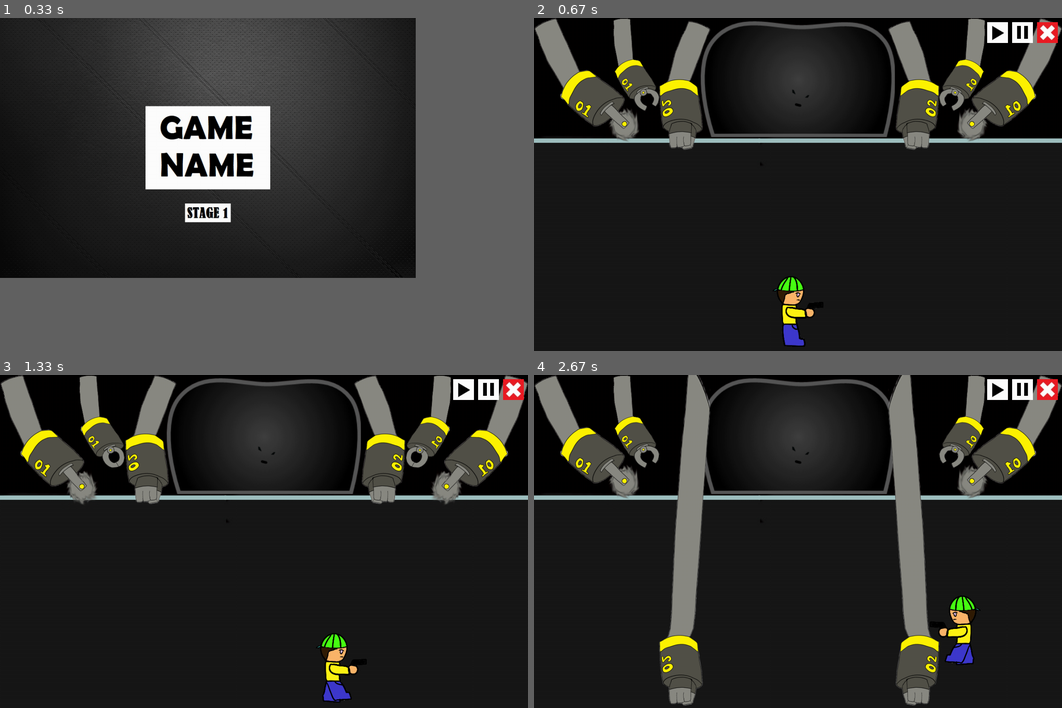
Above: before the commit, frames 1-4 (two rows, left to right).
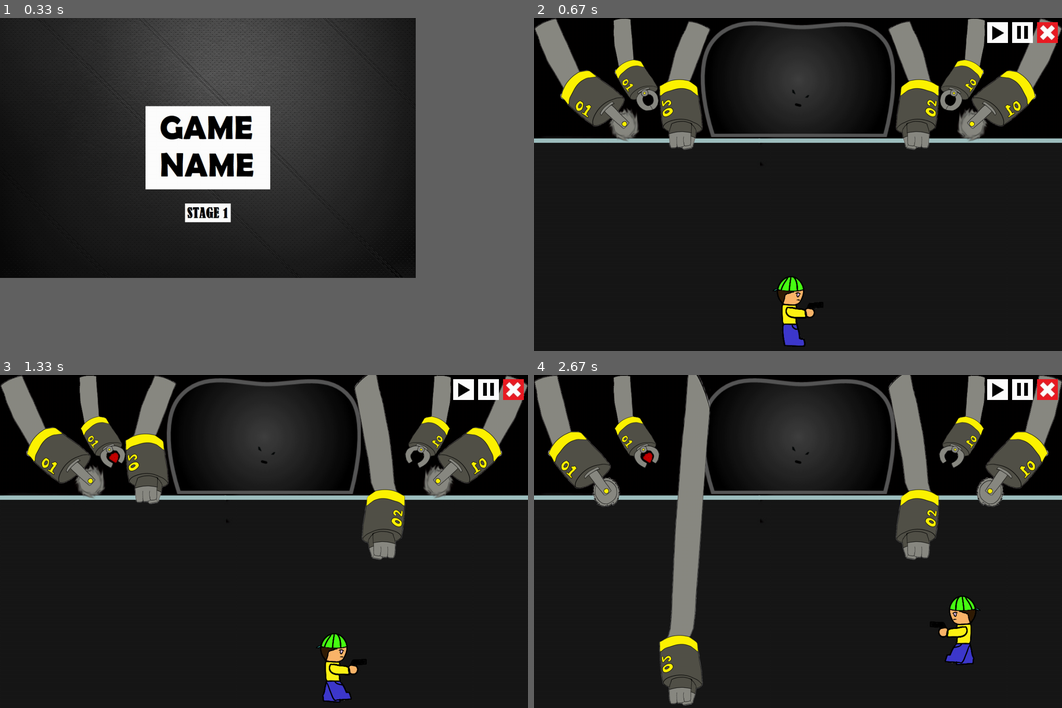
Above: after the commit, the same moments.

Repository: ss-hyun/Chilbo_pygame_pj
Game: pygame game, started from main.py
Same seed, same stepped clock (60 frames per second), same inputs: the game is played once before the commit and once after it.
Inputs (mouse positions are in pixels of both pictures, inside the frame that each line leads up to):
- Up to frame 1 (0.33 s): no input
- Up to frame 2 (0.67 s): click (739, 211) at 0.38 s
- Up to frame 3 (1.33 s): hold Shift 0.67-1.13 s; hold Right 0.67-1.13 s; hold Right from 1.17 s (still down); tap Right Ctrl at 1.23 s; tap Alt at 1.32 s
- Up to frame 4 (2.67 s): tap Right Ctrl at 1.53, 1.73, 2.07, 2.37, 2.57 s; release Right at 1.63 s; hold Up 1.67-1.97 s; hold Right 2-2.47 s; tap Ctrl at 2.15 s; hold Left from 2.5 s (still down); tap Alt at 2.65 s

Frame 1 is identical in both runs. In frame 2, 0.5% of the frame differs, in the area x 15-86%, y 0-28%; in frame 3, 6.4%; in frame 4, 9.3%, in the area x 0-100%, y 0-100%.

Commit message:
boss atk

Diff:
--- a/stage1.py
+++ b/stage1.py
@@ -125,21 +125,37 @@
         # size variable change
         ch.size[i] = ch.image[i].get_rect().size
 
-def arm_move(ch, game):
-    ch.change_count += 1
-    if ch.change_count == ch.state_change_speed:
-        ch.change_count= 1
-        if ch.curr_state == 0: ch.change_direc = True
-        elif ch.curr_state == ch.state_num-1: ch.change_direc = False
-        ch.curr_state += 1 if ch.change_direc else -1
-
-def arm_move_fist(ch, game):
+# def arm_move(ch, game):
+#     ch.change_count += 1
+#     if ch.change_count == ch.state_change_speed:
+#         ch.change_count= 1
+#         if ch.curr_state == 0: ch.change_direc = True
+#         elif ch.curr_state == ch.state_num-1: ch.change_direc = False
+#         ch.curr_state += 1 if ch.change_direc else -1
+
+def arm_move_fist_1(ch, game):
     ch.change_count += 1
     if ch.change_count == ch.state_change_speed:
         ch.change_count= 0
         if ch.curr_state == 0: ch.change_direc = True
-        elif ch.curr_state < ch.state_num-4: ch.change_direc = False
-        elif ch.curr_state >= ch.state_num-1: ch.change_direc = False
+        elif ch.curr_state == ch.state_num-4: ch.change_direc = False
+        elif ch.curr_state == ch.state_num-1: ch.change_direc = False
+        ch.curr_state += 1 if ch.change_direc else -1
+
+    for event in game.event_key:
+        if event.type == pygame.KEYDOWN:
+            if event.key == pygame.K_RCTRL:
+                ch.change_count= 0
+                ch.curr_state = 3
+                ch.change_direc = True
+
+def arm_move_fist_2(ch, game):
+    ch.change_count += 1
+    if ch.change_count == ch.state_change_speed:
+        ch.change_count= 0
+        if ch.curr_state == 0: ch.change_direc = True
+        elif ch.curr_state == ch.state_num-4: ch.change_direc = False
+        elif ch.curr_state == ch.state_num-1: ch.change_direc = False
         ch.curr_state += 1 if ch.change_direc else -1
 
     for event in game.event_key:
@@ -149,6 +165,38 @@
                 ch.curr_state = 3
                 ch.change_direc = True
 
+def arm_move_forceps(ch, game):
+    ch.change_count += 1
+    if ch.change_count == ch.state_change_speed:
+        ch.change_count= 0
+        if ch.curr_state == 0: ch.change_direc = True
+        elif ch.curr_state == ch.state_num-3: ch.change_direc = False
+        elif ch.curr_state == ch.state_num-1: ch.change_direc = False
+        ch.curr_state += 1 if ch.change_direc else -1
+
+    for event in game.event_key:
+        if event.type == pygame.KEYDOWN:
+            if event.key == pygame.K_LALT:
+                ch.change_count= 0
+                ch.curr_state = 3
+                ch.change_direc = True
+                print("forceps_attack")
+
+def arm_move_saw(ch, game):
+    ch.change_count += 1
+    if ch.change_count == ch.state_change_speed:
+        ch.change_count= 0
+        if ch.curr_state == 0: ch.change_direc = True
+        elif ch.curr_state == ch.state_num-2: ch.change_direc = False
+        elif ch.curr_state == ch.state_num-1: ch.change_direc = False
+        ch.curr_state += 1 if ch.change_direc else -1
+    for event in game.event_key:
+        if event.type == pygame.KEYDOWN:
+            if event.key == pygame.K_LSHIFT:
+                ch.change_count= 0
+                ch.curr_state = 5
+                ch.change_direc = True
+                print("saw_attack")
 
 def arm_trans(ch):
     for i in range(0, ch.state_num):
@@ -178,6 +226,20 @@
 def arm6_start(ch, game):
     ch.pos = [ 995, 0 ]
     ch.curr_state = 1
+
+
+def monster_attack(ch, game):
+    l = 1
+    for event in game.event_key:
+        if event.type == pygame.KEYDOWN:
+            if event.key == pygame.K_z:
+                if l == 1:
+                    pass
+                if l == 2:
+                    pass
+                if l == 2:
+                    pass
+
 
 def laser_field1_start(ch, game):
     ch.pos = [ 0, game.display_size[1] - ch.size[ch.curr_state][1] ]
@@ -202,12 +264,12 @@
     # # group : There are user groups(0) and monster groups(1) in the game.
     ch_info_list = [ ("user", [ "/image/오른1.png", "/image/왼1.png", "/image/앞1.png", "/image/뒤1.png" ,"/image/오른2.png",  …(189 unchanged characters)…
                      ("boss", [ "/image/exboss.svg" ], [ None, boss_start, None, boss_resize ], None, 1),
-                     ("boss_arm1", [ "/image/fist.png", "/image/fist_+1.png", "/image/fist_+2.png", "/image/fist_attack.png", "/image/fist_attack_+1.png", "/image/fist_attack_+2.png"  ], [ arm_move_fist, arm2_start, None, arm_trans ], None, 1),
-                     ("boss_arm2", [ "/image/r_fist.png", "/image/r_fist_+1.png", "/image/r_fist_+2.png", "/image/r_fist_attack.png", "/image/r_fist_attack_+1.png", "/image/r_fist_attack_+2.png" ], [ arm_move_fist, arm1_start, None, arm_trans ], None, 1),
-                     ("boss_arm3", [ "/image/forceps_1.png", "/image/forceps_2.png" ], [ arm_move, arm4_start, None, arm_trans ], None, 1),
-                     ("boss_arm4", [ "/image/r_forceps_1.png", "/image/r_forceps_2.png" ], [ arm_move, arm3_start, None, arm_trans ], None, 1),
-                     ("boss_arm5", [ "/image/saw2.png", "/image/saw2_+1.png", "/image/saw2_+2.png", "/image/saw2_+1.png", "/image/saw2_+2.png" ], [ arm_move, arm5_start, None, arm_trans ], None, 1),
-                     ("boss_arm6", [ "/image/r_saw2.png", "/image/r_saw2_+1.png", "/image/r_saw2_+2.png", "/image/r_saw2_+1.png", "/image/r_saw2_+2.png"  ], [ arm_move, arm6_start, None, arm_trans ], None, 1),
+                     ("boss_arm1", [ "/image/fist.png", "/image/fist_+1.png", "/image/fist_+2.png", "/image/fist_attack.png", "/image/fist_attack_+1.png", "/image/fist_attack_+2.png"  ], [ arm_move_fist_1, arm2_start, None, arm_trans ], None, 1),
+                     ("boss_arm2", [ "/image/r_fist.png", "/image/r_fist_+1.png", "/image/r_fist_+2.png", "/image/r_fist_attack.png", "/image/r_fist_attack_+1.png", "/image/r_fist_attack_+2.png" ], [ arm_move_fist_2, arm1_start, None, arm_trans ], None, 1),
+                     ("boss_arm3", [ "/image/forceps_1.png", "/image/forceps_2.png", "/image/forceps_2.png", "/image/forceps_1.png", "/image/forceps_1.png" ], [ arm_move_forceps, arm4_start, None, arm_trans ], None, 1),
+                     ("boss_arm4", [ "/image/r_forceps_1.png", "/image/r_forceps_2.png", "/image/r_forceps_2.png", "/image/r_forceps_1_attack_1.png", "/image/r_forceps_1_attack_2.png" ], [ arm_move_forceps, arm3_start, None, arm_trans ], None, 1),
+                     ("boss_arm5", [ "/image/saw2.png", "/image/saw2_+1.png", "/image/saw2_+2.png", "/image/saw2_+1.png","/image/saw2.png", "/image/saw2.png" ], [ arm_move_saw, arm5_start, None, arm_trans ], None, 1),
+                     ("boss_arm6", [ "/image/r_saw2.png", "/image/r_saw2_+1.png", "/image/r_saw2_+2.png", "/image/r_saw2_+1.png", "/image/r_saw2.png", "/image/r_saw2.png" ], [ arm_move_saw, arm6_start, None, arm_trans ], None, 1),
                     ]
 
     stage1_1 = stage_template.Stage(name, 1, path, fps, speed, bg_image, ch_info_list)
Binary file added: image/gugu.png
Binary file added: image/r_forceps_1_attack_1.png
Binary file added: image/r_forceps_1_attack_2.png
Binary file added: image/r_forceps_1_attack_3.png
